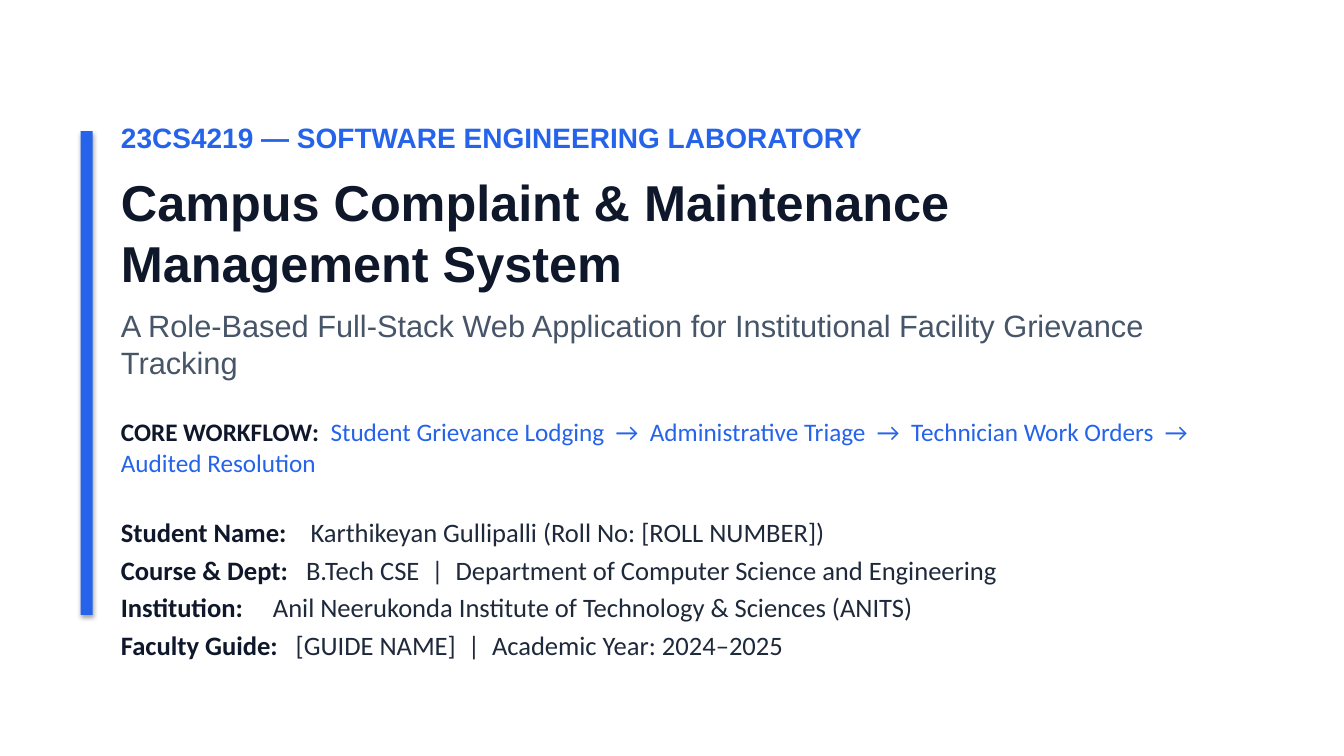
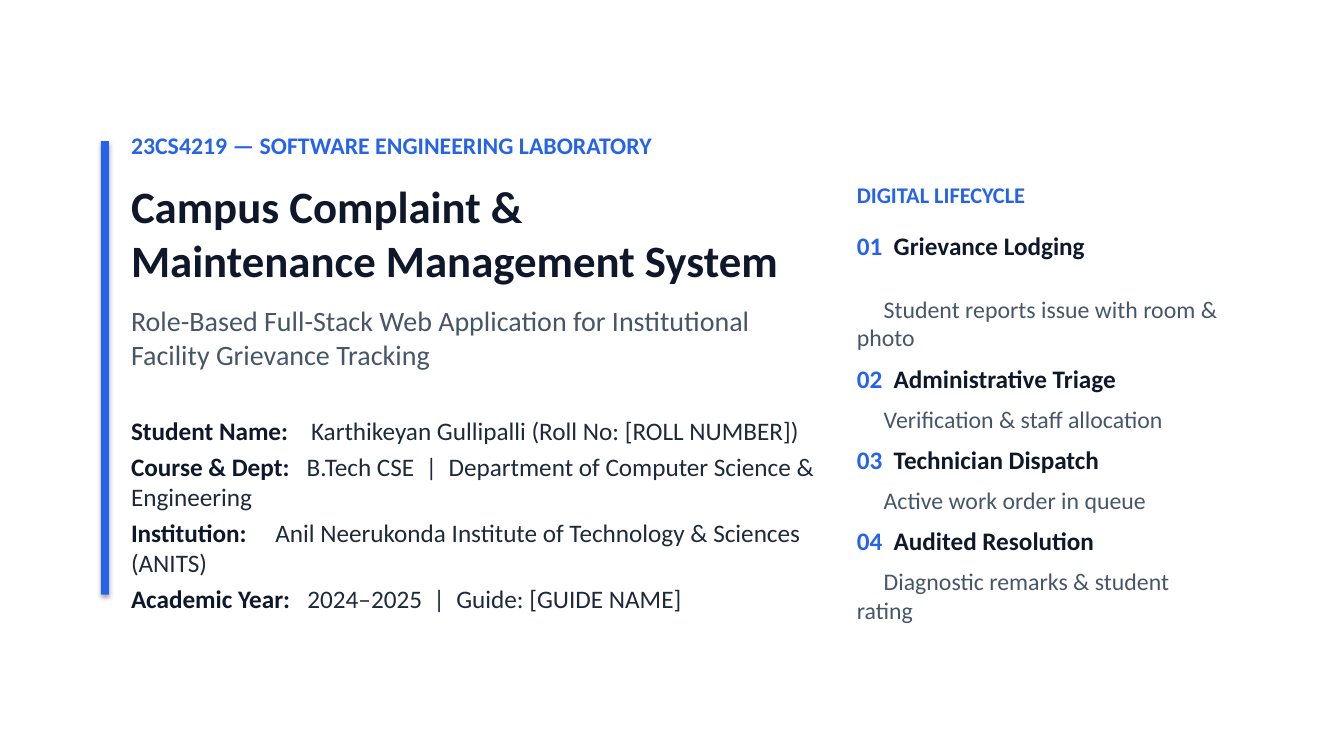
Before and after one commit to karthikeyangullipalli/Campus-Complaint-Maintenance-Management-System, a slide deck: slide 1 of Campus_Complaint_Management_System_Mini_Project_Presentation.pptx. Drawn at 1344x756 pixels with LibreOffice and Linux fonts; fonts in the diff are those of the drawing. Boxes give left, top, right and bottom in pixels: in the first picture for what was removed or moved away, otherwise in the second. Text is boxed around its words. In the diff, an @@ line names an element or a change of style, - is before the commit and + after.

Commit message:
Rebuild CCMS presentation with clean engineering visual hierarchy, zero card grids, and verified non-overlapping geometry

```diff
--- a/Campus_Complaint_Management_System_Mini_Project_Presentation.pptx
+++ b/Campus_Complaint_Management_System_Mini_Project_Presentation.pptx
@@ rectangle: place and size @@
-rectangle at box(81, 131, 93, 615)
+rectangle at box(101, 141, 109, 595)
@@ text at box(131, 138, 800, 576): size 20 to 17 pt in "23CS4219 — SOFTWARE ENGINEERING LABORATORY"; font Arial to Calibri in "23CS4219 — SOFTWARE ENGINEERING LABORATORY", "Campus Complaint & Maintenance Management System"; size 36 to 32 pt in "Campus Complaint & Maintenance Management System"; size 19 to 18 pt in "Student Name: Karthikeyan Gullipalli (Roll No: [ROLL ...", "Institution: Anil Neerukonda Institute of Technology & ..."; more space between paragraphs @@
@@ text "23CS4219 — SOFTWARE ENGINEERING LABORATORY": place and size @@
-text "23CS4219 — SOFTWARE ENGINEERING LABORATORY" at box(121, 128, 1153, 660)
+text "23CS4219 — SOFTWARE ENGINEERING LABORATORY" at box(131, 138, 800, 612)
@@ text added at box(857, 188, 1195, 594), 17 pt, text #475569 @@
+DIGITAL LIFECYCLE
+01 Grievance Lodging
+Student reports issue with room & photo
+02 Administrative Triage
+Verification & staff allocation
+03 Technician Dispatch
+Active work order in queue
+04 Audited Resolution
+Diagnostic remarks & student rating
@@ text at box(131, 311, 749, 370): text changed; size 18 to 20 pt; text colour #2563EB to #475569 @@
-A Role-Based Full-Stack Web Application for Institutional Facility Grievance Tracking
-CORE WORKFLOW: Student Grievance Lodging → Administrative Triage → Technician Work Orders → Audited Resolution
+Role-Based Full-Stack Web Application for Institutional Facility Grievance Tracking
@@ text at box(131, 458, 791, 511): text changed; size 19 to 18 pt @@
-Course & Dept: B.Tech CSE | Department of Computer Science and Engineering
+Course & Dept: B.Tech CSE | Department of Computer Science & Engineering
@@ text at box(131, 589, 681, 612): text changed; size 19 to 18 pt @@
-Faculty Guide: [GUIDE NAME] | Academic Year: 2024–2025
+Academic Year: 2024–2025 | Guide: [GUIDE NAME]
```
Also in this commit, not shown: 8 other slides changed, 1 slide added, 1 slide removed, 1 other file.
